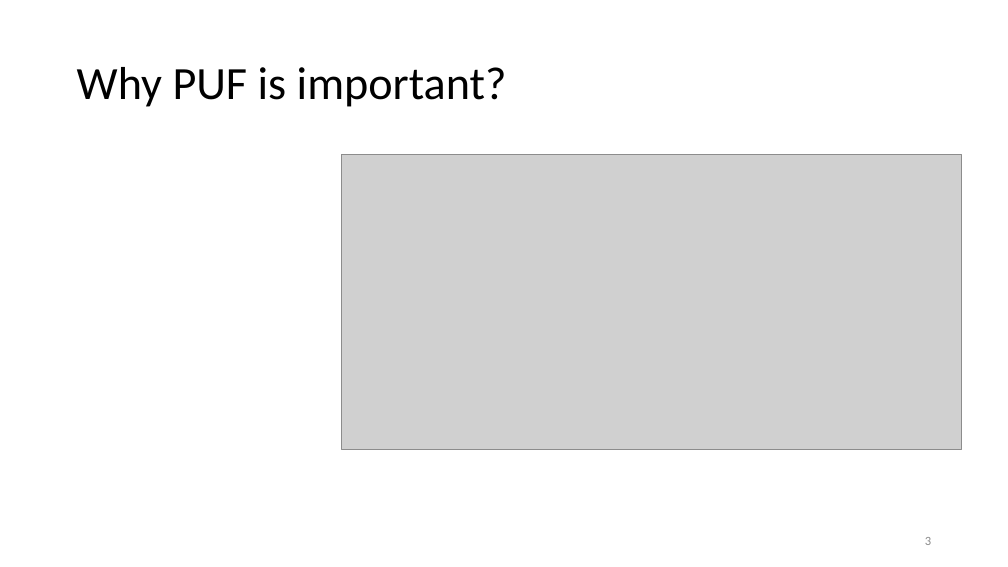
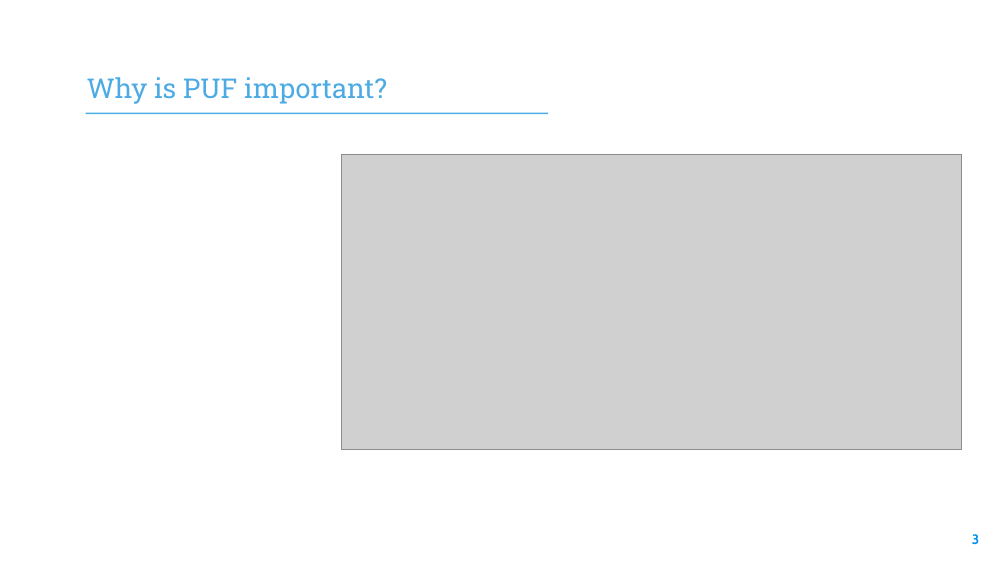
Before and after one commit to elenaroncolino/SEcube-code, a slide deck: slide 3 of Design and Development of a RAM-based PUF.pptx. Drawn at 1008x567 pixels with LibreOffice and Linux fonts; fonts in the diff are those of the drawing; grey boxes stand for pictures; background and template pictures are left out. Boxes give left, top, right and bottom in pixels: in the first picture for what was removed or moved away, otherwise in the second. Text is boxed around its words. In the diff, an @@ line names an element or a change of style, - is before the commit and + after.

```diff
--- a/Design and Development of a RAM-based PUF.pptx
+++ b/Design and Development of a RAM-based PUF.pptx
@@ text "Why is PUF important?" at [87, 77, 387, 104]: vertical alignment middle to bottom @@
@@ text at [87, 77, 387, 104]: text changed; size 44 to 26 pt; font Calibri to Roboto Slab; text colour #000000 to #4CABE4 @@
-Why PUF is important?
+Why is PUF important?
@@ line added from (85, 113) to (548, 113), #4CABE4 1.5 pt @@
@@ page number: place and size @@
-page number at [925, 537, 931, 545]
+page number at [972, 534, 979, 544]
@@ page number at [972, 534, 979, 544]: size 12 to 13 pt, font Calibri to Cabin, text colour #8B8B8B to #0091EA, bold on; vertical alignment middle to top @@
```
Also in this commit, not shown: 8 other slides changed, 5 other files.
